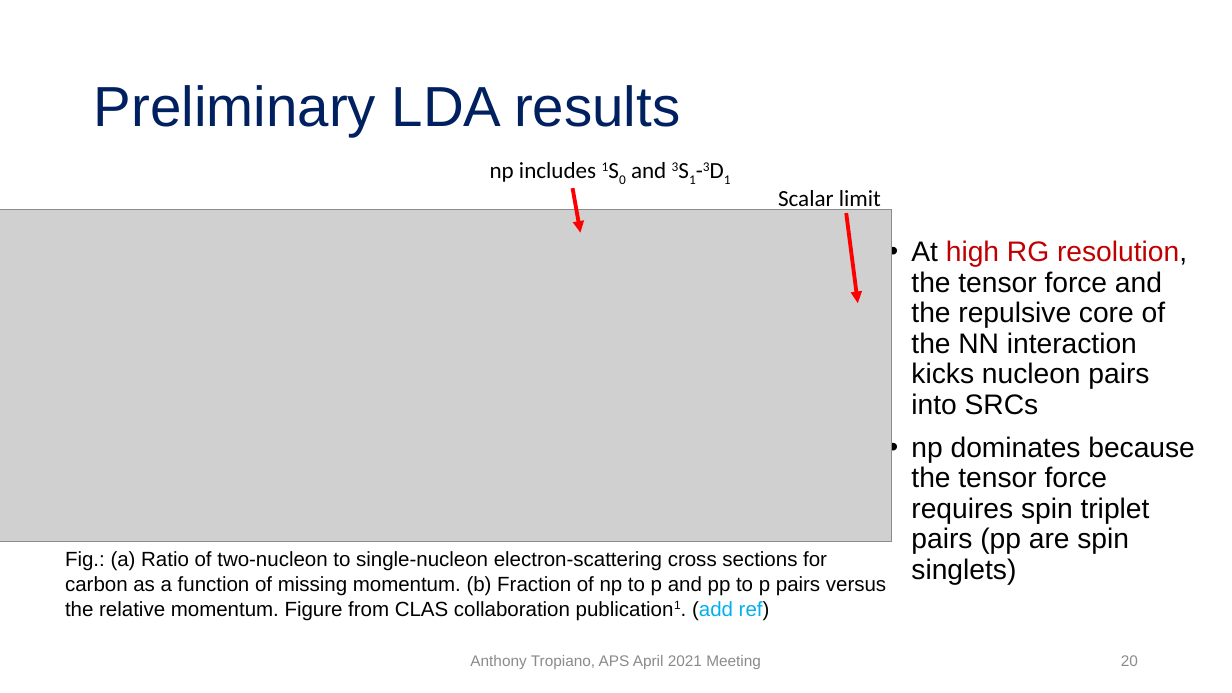
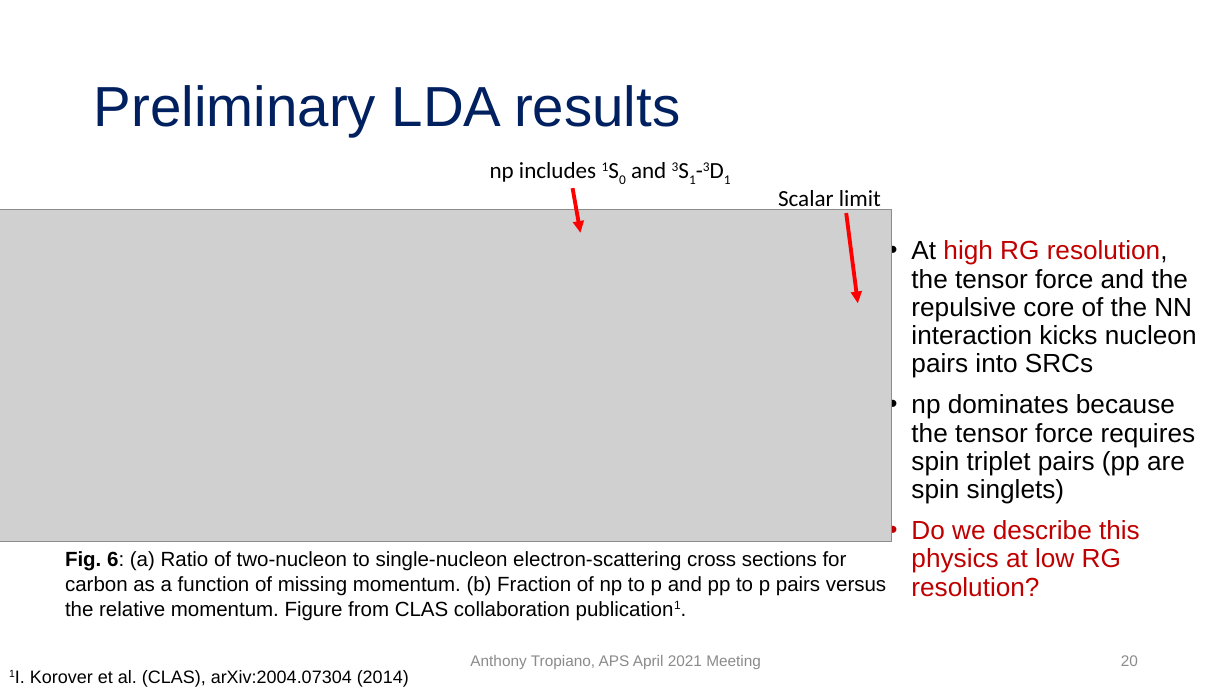
Before and after one commit to tropiano4/tropiano-srg, a slide deck: slide 20 of Presentations/APS_April2021/tropiano_aps_april2021.pptx. Drawn at 1232x693 pixels with LibreOffice and Linux fonts; fonts in the diff are those of the drawing; grey boxes stand for pictures. Boxes give left, top, right and bottom in pixels: in the first picture for what was removed or moved away, otherwise in the second. Text is boxed around its words. In the diff, an @@ line names an element or a change of style, - is before the commit and + after.

Commit message:
More updates to APS talk
Small changes to several figures. Averaging a_2 values. Changes to wording in the talk.

```diff
--- a/Presentations/APS_April2021/tropiano_aps_april2021.pptx
+++ b/Presentations/APS_April2021/tropiano_aps_april2021.pptx
@@ text at box(911, 240, 1197, 504): size 22 to 20.4 pt in "At high RG resolution, the tensor force ...", "np dominates because the tensor force requires ..." @@
@@ text at box(911, 520, 1140, 597): paragraph added @@
+• Do we describe this physics at low RG resolution?
@@ text at box(65, 551, 886, 621): text changed @@
-Fig.: (a) Ratio of two-nucleon to single-nucleon electron-scattering cross sections for carbon as a function of missing momentum. (b) Fraction of np to p and pp to p pairs versus the relative momentum. Figure from CLAS collaboration publication1. (add ref)
+Fig. 6: (a) Ratio of two-nucleon to single-nucleon electron-scattering cross sections for carbon as a function of missing momentum. (b) Fraction of np to p and pp to p pairs versus the relative momentum. Figure from CLAS collaboration publication1.
@@ text added at box(30, 670, 409, 687), 14 pt, text #000000 @@
+1I. Korover et al. (CLAS), arXiv:2004.07304 (2014)
```
Also in this commit, not shown: 21 other slides changed, 2 slides removed, 10 other files.
